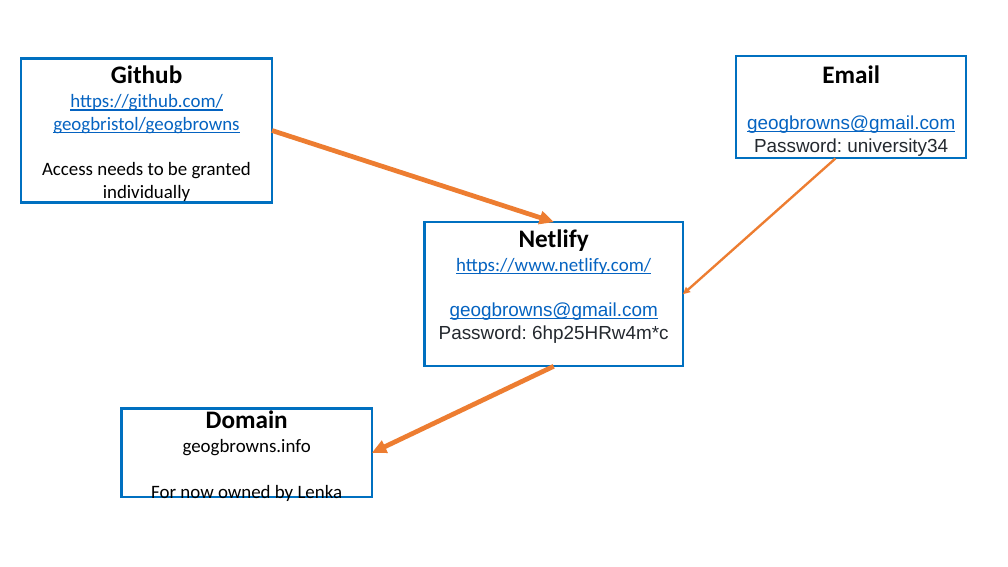
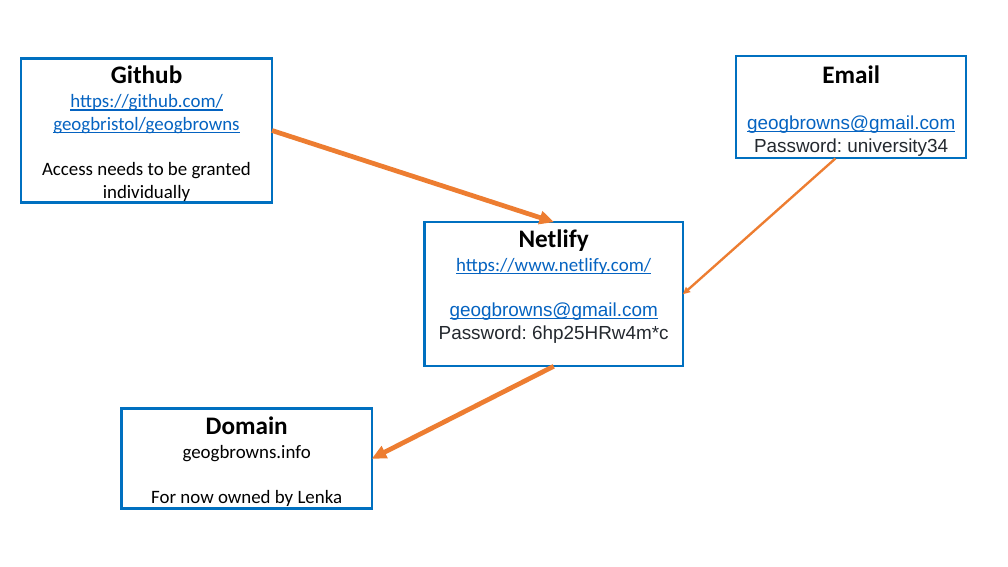
Before and after one commit to dmrom7/geogbrowns, a slide deck: slide 1 of access diagram.pptx. Drawn at 1008x567 pixels with LibreOffice and Linux fonts; fonts in the diff are those of the drawing. Boxes give left, top, right and bottom in pixels: in the first picture for what was removed or moved away, otherwise in the second. Text is boxed around its words. In the diff, an @@ line names an element or a change of style, - is before the commit and + after.

```diff
--- a/access diagram.pptx
+++ b/access diagram.pptx
@@ arrow moved from (554, 367) - (372, 453) to (554, 367) - (372, 459) @@
@@ rectangle "Domain": place and size @@
-rectangle "Domain" at [122, 408, 373, 497]
+rectangle "Domain" at [122, 408, 373, 508]
```
Also in this commit, not shown: 8 other files.
